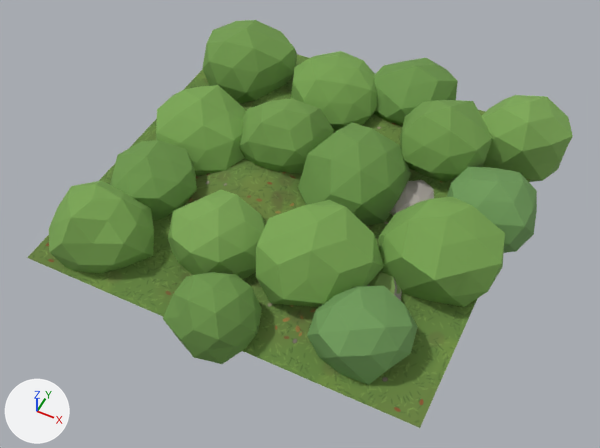
Before and after pictures for a commit that changed the glTF model assets/3D/forest_tiles/forest_border_full.glb.
The view is the same before and after, from a 50 mm camera at (2.59, -5.36, 6.64) aimed at (0.1, -0.37, 0.4). The lights are fixed; the arrows at lower left show +X, +Y and +Z. The picture after the commit comes second. Objects named as collision shapes, trigger or cutter boxes, shadow casters or lower levels of detail are left out. Where no turn or scale is listed for an object, it has been applied to the vertices.

In view in the first picture: 'border_full_Ground', 'border_full_Undergrowth'.
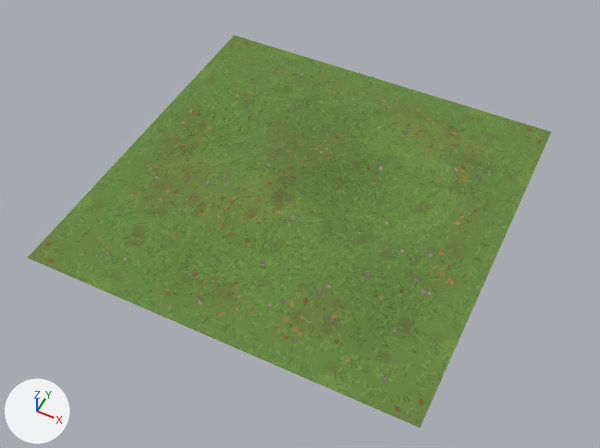
Edits to the scene script, one JSON object a line:
```json
{"op": "remove", "block": "ob_border_full_undergrowth", "code": ["ob_border_full_undergrowth = bpy.data.objects.new('border_full_Undergrowth', me_border_full_undergrowth)", "ob_border_full_undergrowth.location = (0.0, 0.0, 0.0)"]}
```

What differs and where, as boxes [x1, y1, x2, y2] in the pictures (600 x 448 px):
```json
{"object": "border_full_Undergrowth", "change": "deleted", "before": [49, 20, 573, 385], "on screen": "green"}
{"object": "border_full_Ground", "change": "unchanged, uncovered by the edit", "before": [27, 54, 530, 428], "after": [27, 35, 551, 428]}
```
